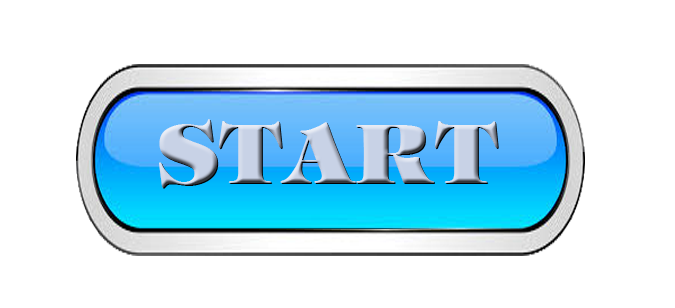
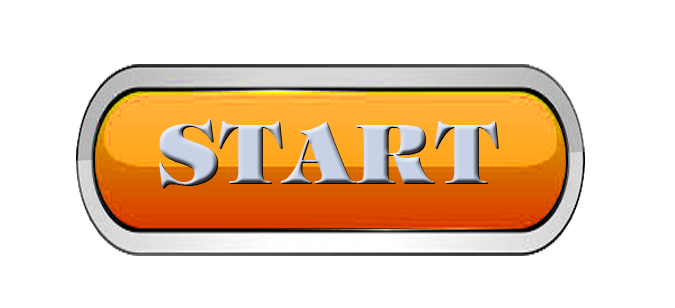
Layers edited between the first and the second 675×308 image:
painted on "Layer 2" over [76, 64, 585, 256]
